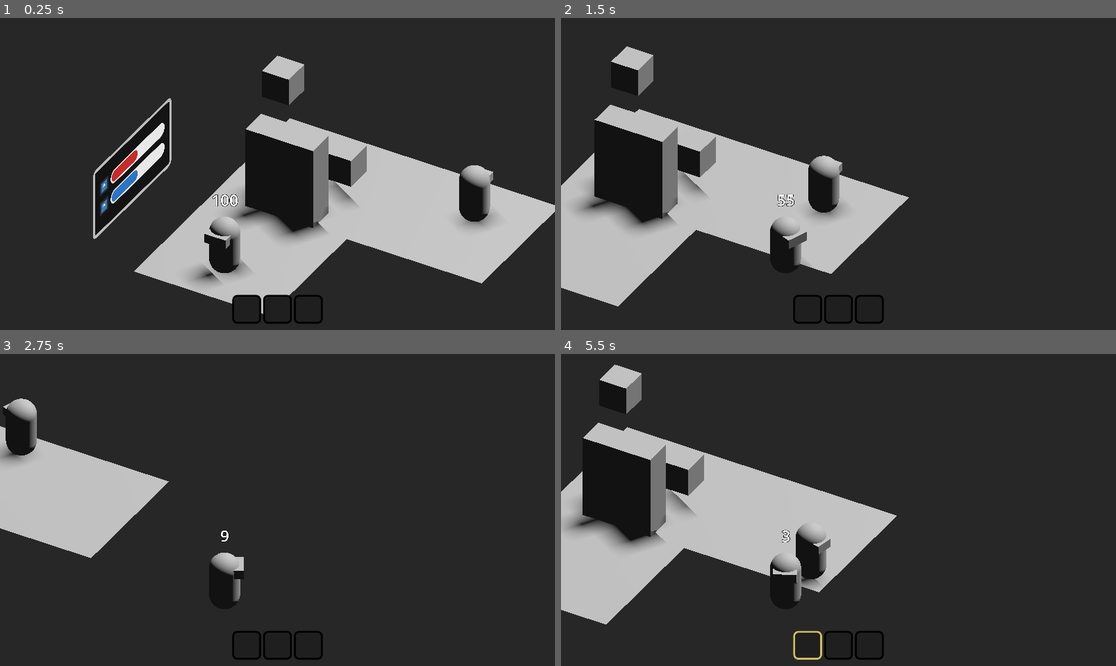
Above: before the commit, frames 1-4 (two rows, left to right).
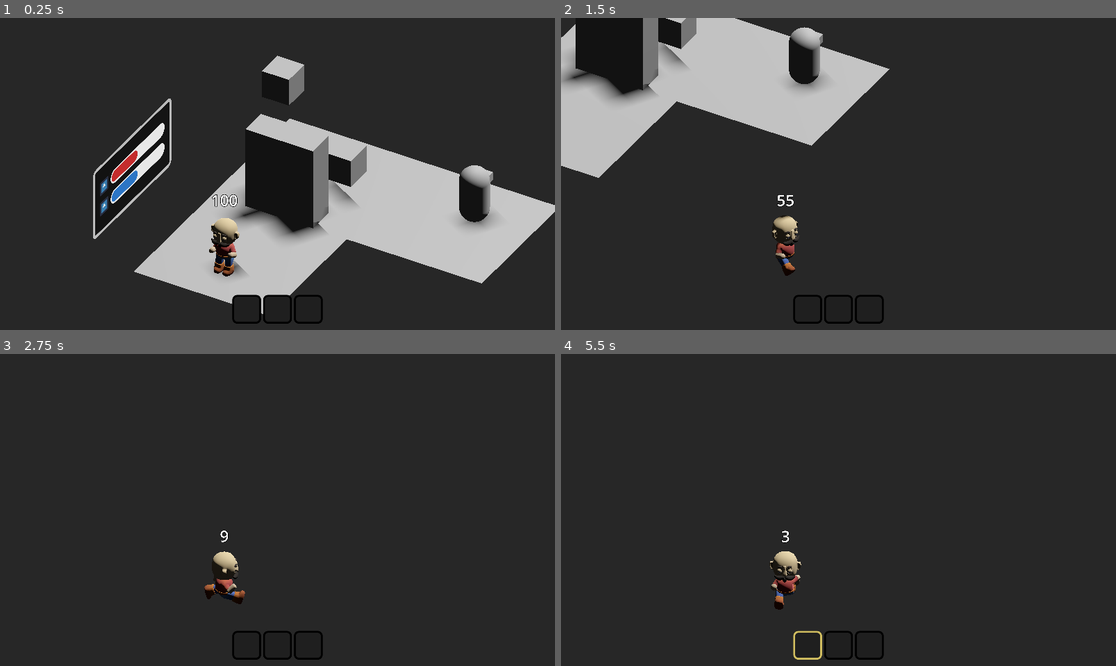
Above: after the commit, the same moments.

Repository: Scrawach/ld57
Game: Godot game, scene res://game.tscn
Two runs of this game, one before a commit and one after it. Both use one fixed random seed, a clock stepped at 60 frames per second and the inputs below. The engine's default icon, where the game draws it, is replaced by a stand-in: a white triangle on a blue panel in a dark square.
Inputs:
- Up to frame 1 (0.25 s): no input
- Up to frame 2 (1.5 s): hold D (move_right) 0.53-1.28 s; hold Shift (dash) 0.53-1.28 s; tap Space (jump, bound only after the commit) at 0.77, 0.8, 1.07, 1.35 s; hold S (move_back) from 1.28 s (still down)
- Up to frame 3 (2.75 s): tap Space (jump, bound only after the commit) at 1.52, 1.82, 2.3 s; tap Shift (dash) at 1.55 s; release S (move_back) at 2.03 s; hold D (move_right) from 2.03 s (still down); hold Shift (dash) from 2.03 s (still down)
- Up to frame 4 (5.5 s): release D (move_right) at 2.78 s; release Shift (dash) at 2.78 s; hold W (move_forward) 2.78-3.53 s; tap E (interact) at 2.85 s; tap Space (jump, bound only after the commit) at 3.02, 3.32, 3.77, 3.8, 4.07, 4.52, 4.82, 5.1 s; tap Shift (dash) at 3.05, 4.35 s; hold A (move_left) 3.53-5.03 s; tap 1 at 3.6 s; hold S (move_back) from 5.03 s (still down)

The runs differ from the first frame. In frame 1, 1.2% of the frame differs, in the area x 17-99%, y 12-95%; in frame 2, 32%, in the area x 0-63%, y 0-93%; in frame 3, 8.3%; in frame 4, 18%.

Commit message:
feature: add player model with animation, handle animations, add jumping just for jun

Diff:
--- a/src/game.tscn
+++ b/src/game.tscn
@@ -191,7 +191,7 @@
 [node name="Lift Position" type="Marker3D" parent="World3D/Levels/Level4"]
 
 [node name="Player" parent="World3D" node_paths=PackedStringArray("camera") instance=ExtResource("2_tmo8h")]
-transform = Transform3D(1, 0, 0, 0, 1, 0, 0, 0, 1, 0, 0, 4)
+transform = Transform3D(1, 0, 0, 0, 1, 0, 0, 0, 1, -0.00629425, -9.53674e-07, 4.01475)
 camera = NodePath("../../Camera3D")
 
 [node name="Camera3D" type="Camera3D" parent="." node_paths=PackedStringArray("target")]
@@ -216,3 +216,4 @@
 
 [editable path="World3D/Living Lift"]
 [editable path="World3D/Player"]
+[editable path="World3D/Player/Player Model"]
--- a/src/living_lift/living_lift.tscn
+++ b/src/living_lift/living_lift.tscn
@@ -7,6 +7,9 @@
 [ext_resource type="Script" path="res://living_lift/doors.gd" id="5_wkjn2"]
 
 [sub_resource type="QuadMesh" id="QuadMesh_688nc"]
+
+[sub_resource type="BoxShape3D" id="BoxShape3D_jywix"]
+size = Vector3(1, 1, 0.0160828)
 
 [sub_resource type="BoxShape3D" id="BoxShape3D_c5uqo"]
 
@@ -22,6 +25,12 @@
 [node name="MeshInstance3D" type="MeshInstance3D" parent="."]
 transform = Transform3D(5, 0, 0, 0, -2.18557e-07, 5, 0, -5, -2.18557e-07, 0, 0, 3)
 mesh = SubResource("QuadMesh_688nc")
+
+[node name="StaticBody3D" type="StaticBody3D" parent="MeshInstance3D"]
+
+[node name="CollisionShape3D" type="CollisionShape3D" parent="MeshInstance3D/StaticBody3D"]
+transform = Transform3D(1, 0, 0, 0, 1, 0, 0, 0, 1, 0, 0, -0.00688171)
+shape = SubResource("BoxShape3D_jywix")
 
 [node name="Dialogue Panel" parent="." instance=ExtResource("3_uugx3")]
 unique_name_in_owner = true
--- a/src/player/player.gd
+++ b/src/player/player.gd
@@ -2,21 +2,35 @@
 extends CharacterBody3D
 
 const DASH_STAMINA_REQUIRED: int = 1
+const GRAVITY_STRENGTH: int = 20
+
+const IDLE_ANIMATION: String = "Armature|Idle"
+const RUN_ANIMATION: String = "Armature|Run"
+const JUMP_ANIMATION: String = "Armature|Jump"
 
 @export var camera: Node3D
 
 @export var movement_speed: int = 250
 @export var dash_speed: int = 550
+@export var jump_strength: int = 5
 
 @onready var inventory: Inventory = $Inventory
 @onready var stamina: Stamina = %Stamina
 @onready var phrase: WorldPhrase = $"World Phrase"
+
+@onready var model: Node3D = $"Player Model"
+@onready var animation: AnimationPlayer = $"Player Model/AnimationPlayer"
+
+var gravity: float
+var previously_floored: bool
 
 var direction: float
 var nearest_interaction: Interaction
 
 func _physics_process(delta: float) -> void:
 	_interaction_process(delta)
+	_animation_process(delta)
+	_handle_gravity(delta)
 	_movement_process(delta)
 	_rotation_process(delta)
 
@@ -28,8 +42,17 @@
 		speed = dash_speed
 		stamina.consume(DASH_STAMINA_REQUIRED)
 
+	if speed == dash_speed:
+		animation.speed_scale = 2.5
+	else:
+		animation.speed_scale = 1.5
+
+	if Input.is_action_just_pressed("jump") and is_on_floor():
+		jump()
+
 	var movement = movement_input * speed * delta
 	var target_velocity = velocity.lerp(movement, delta * 10)
+	target_velocity.y -= gravity
 	velocity = target_velocity
 	move_and_slide()
 
@@ -45,6 +68,35 @@
 	input.z = Input.get_axis("move_forward", "move_back")
 	input = input.rotated(Vector3.UP, relative.rotation.y)
 	return input.normalized()
+
+func _handle_gravity(delta: float) -> void:
+	gravity += GRAVITY_STRENGTH * delta
+
+	if gravity > 0 and is_on_floor():
+		gravity = 0
+
+func jump():
+	gravity = -jump_strength
+	model.scale = Vector3(0.5, 1.4, 0.5)
+
+func _animation_process(delta: float) -> void:
+	model.scale = model.scale.lerp(Vector3(1, 1, 1), delta * 8)
+
+	if is_on_floor() and gravity > 2 and !previously_floored:
+		model.scale = Vector3(1.4, 0.7, 1.4)
+		print("floored!")
+	previously_floored = is_on_floor()
+
+	if is_on_floor():
+		var horizontal_velocity = Vector2(velocity.x, velocity.z)
+		var speed_factor = horizontal_velocity.length() / movement_speed / delta
+		if speed_factor > 0.1:
+			if animation.current_animation != RUN_ANIMATION:
+				animation.play(RUN_ANIMATION, 0.1)
+		elif animation.current_animation != IDLE_ANIMATION:
+			animation.play(IDLE_ANIMATION, 0.1)
+	elif animation.current_animation != JUMP_ANIMATION:
+		animation.play(JUMP_ANIMATION, 0.1)
 
 func _interaction_process(delta: float) -> void:
 	if nearest_interaction != null and Input.is_action_just_pressed("interact"):
--- a/src/player/player.tscn
+++ b/src/player/player.tscn
@@ -1,16 +1,13 @@
-[gd_scene load_steps=10 format=3 uid="uid://dlo08xmlhe8sf"]
+[gd_scene load_steps=9 format=3 uid="uid://dlo08xmlhe8sf"]
 
 [ext_resource type="Script" path="res://player/player.gd" id="1_ydiw7"]
 [ext_resource type="Script" path="res://player/inventory/inventory.gd" id="2_e6sf5"]
 [ext_resource type="Script" path="res://player/stamina.gd" id="3_dtf2r"]
 [ext_resource type="Script" path="res://player/stamina_control.gd" id="4_2t717"]
 [ext_resource type="PackedScene" uid="uid://b74gpw2vld1en" path="res://environment/world_phrase.tscn" id="5_o2iwf"]
+[ext_resource type="PackedScene" uid="uid://bo5cw3m5hdc6" path="res://player/player.fbx" id="6_pyncv"]
 
 [sub_resource type="CapsuleShape3D" id="CapsuleShape3D_mrw3v"]
-
-[sub_resource type="CapsuleMesh" id="CapsuleMesh_fm8i8"]
-
-[sub_resource type="BoxMesh" id="BoxMesh_pyvwc"]
 
 [sub_resource type="SphereShape3D" id="SphereShape3D_d36ok"]
 radius = 2.0
@@ -18,18 +15,12 @@
 [node name="Player" type="CharacterBody3D"]
 collision_layer = 5
 script = ExtResource("1_ydiw7")
+movement_speed = 300
+dash_speed = 600
 
 [node name="CollisionShape3D" type="CollisionShape3D" parent="."]
 transform = Transform3D(1, 0, 0, 0, 1, 0, 0, 0, 1, 0, 1, 0)
 shape = SubResource("CapsuleShape3D_mrw3v")
-
-[node name="MeshInstance3D" type="MeshInstance3D" parent="."]
-transform = Transform3D(1, 0, 0, 0, 1, 0, 0, 0, 1, 0, 1, 0)
-mesh = SubResource("CapsuleMesh_fm8i8")
-
-[node name="MeshInstance3D" type="MeshInstance3D" parent="MeshInstance3D"]
-transform = Transform3D(0.778055, 0, 0, 0, 0.335436, 0, 0, 0, 0.500199, 0, 0.495081, 0.361226)
-mesh = SubResource("BoxMesh_pyvwc")
 
 [node name="Interact Zone" type="Area3D" parent="."]
 collision_layer = 2
@@ -68,5 +59,39 @@
 [node name="World Phrase" parent="." instance=ExtResource("5_o2iwf")]
 transform = Transform3D(1, 0, 0, 0, 1, 0, 0, 0, 1, 0, 3, 0)
 
+[node name="Player Model" parent="." instance=ExtResource("6_pyncv")]
+
+[node name="Skeleton3D" parent="Player Model/Armature" index="0"]
+bones/0/scale = Vector3(1, 1.08186, 1)
+bones/2/position = Vector3(0, 0.00561738, 0)
+bones/2/rotation = Quaternion(-0.173648, 1.90511e-24, -3.85576e-17, 0.984808)
+bones/2/scale = Vector3(1, 1, 1)
+bones/3/position = Vector3(0, 0.014217, 0)
+bones/3/rotation = Quaternion(0.130526, 2.72064e-24, 2.89826e-17, 0.991445)
+bones/3/scale = Vector3(1, 1, 1)
+bones/5/position = Vector3(0.00745305, 0.00718099, 0.00327442)
+bones/5/rotation = Quaternion(0.804586, 0.476555, 0.268951, 0.230657)
+bones/5/scale = Vector3(1, 1, 1)
+bones/6/position = Vector3(-2.12396e-10, 0.00834451, 1.30543e-10)
+bones/6/rotation = Quaternion(-0.446473, -0.0890501, -0.00376004, 0.890347)
+bones/6/scale = Vector3(1, 1, 1)
+bones/8/position = Vector3(-0.00745305, 0.00718099, 0.00327442)
+bones/8/rotation = Quaternion(0.794278, -0.460026, -0.271866, 0.289115)
+bones/8/scale = Vector3(1, 1, 1)
+bones/9/position = Vector3(2.12396e-10, 0.00834451, 1.30543e-10)
+bones/9/rotation = Quaternion(-0.381453, 0.0989369, -0.0565517, 0.917337)
+bones/9/scale = Vector3(1, 1, 1)
+bones/11/rotation = Quaternion(0.872819, 1.20876e-07, 0.488044, -1.47474e-07)
+bones/12/position = Vector3(-7.66591e-11, 0.00920448, -4.00317e-10)
+bones/12/rotation = Quaternion(-1.61943e-07, -4.47035e-08, 1.14088e-07, 1)
+bones/14/rotation = Quaternion(0.872819, -1.20876e-07, -0.488044, -1.47474e-07)
+bones/15/position = Vector3(7.66591e-11, 0.00920448, -4.00317e-10)
+bones/15/rotation = Quaternion(-1.61943e-07, 4.47035e-08, -1.14088e-07, 1)
+
+[node name="AnimationPlayer" parent="Player Model" index="1"]
+speed_scale = 1.5
+
 [connection signal="area_entered" from="Interact Zone" to="." method="_on_interact_zone_area_entered"]
 [connection signal="area_exited" from="Interact Zone" to="." method="_on_interact_zone_area_exited"]
+
+[editable path="Player Model"]
--- a/src/project.godot
+++ b/src/project.godot
@@ -47,6 +47,11 @@
 "events": [Object(InputEventKey,"resource_local_to_scene":false,"resource_name":"","device":-1,"window_id":0,"alt_press …(195 unchanged characters)…
 ]
 }
+jump={
+"deadzone": 0.5,
+"events": [Object(InputEventKey,"resource_local_to_scene":false,"resource_name":"","device":-1,"window_id":0,"alt_pressed":false,"shift_pressed":false,"ctrl_pressed":false,"meta_pressed":false,"pressed":false,"keycode":0,"physical_keycode":32,"key_label":0,"unicode":32,"location":0,"echo":false,"script":null)
+]
+}
 
 [layer_names]
 
Not shown: 1 places in src/living_lift/living_lift.tscn that only renumber resources
Binary file added: src/player/player.fbx
Not shown, added: src/player/player.fbx.import
